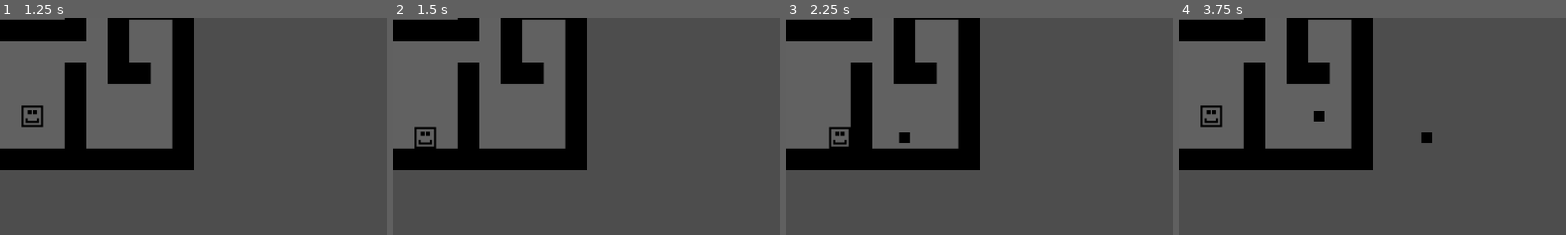
Above: before the commit, frames 1-4 (left to right).
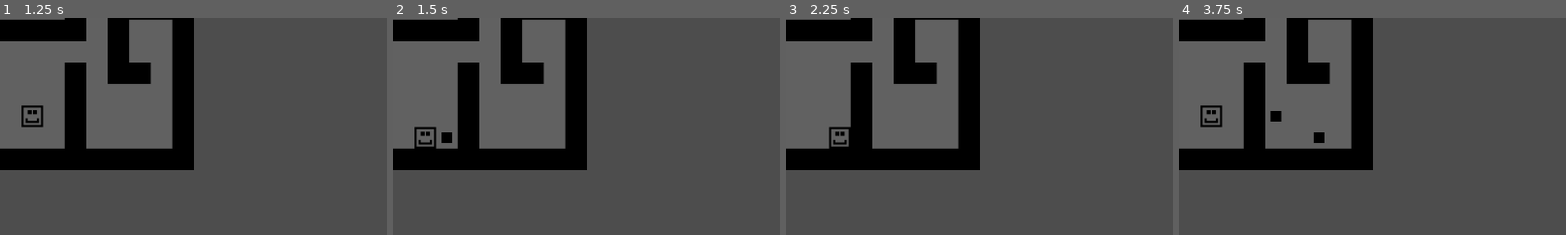
Above: after the commit, the same moments.

Repository: AT0M1X/TheHorseheadPact
Game: Godot game, scene res://scenes/main/Main.tscn
Two runs of this game, one before a commit and one after it. Both use one fixed random seed, a clock stepped at 60 frames per second and the inputs below.
Inputs:
- Up to frame 1 (1.25 s): tap Enter at 0.5 s; hold D (move_right) from 0.53 s (still down); hold Space (shoot) from 0.53 s (still down)
- Up to frame 2 (1.5 s): release D (move_right) at 1.28 s; release Space (shoot) at 1.28 s; hold S (move_down) from 1.28 s (still down); tap Space (shoot) at 1.35 s
- Up to frame 3 (2.25 s): tap Enter at 2 s; release S (move_down) at 2.03 s; hold D (move_right) from 2.03 s (still down); hold Space (shoot) from 2.03 s (still down)
- Up to frame 4 (3.75 s): release D (move_right) at 2.78 s; release Space (shoot) at 2.78 s; hold W (move_up) 2.78-3.53 s; tap Space (shoot) at 2.85 s; tap Enter at 3.5 s; hold A (move_left) from 3.53 s (still down); hold Space (shoot) from 3.53 s (still down)
The pictures show only the part of the screen within x 6-56%, y 19-69%; the shares and areas given below are measured in that part.

Frame 1 is identical in both runs. In frame 2, 0.1% of the frame differs, in the area x 12-16%, y 52-58%; in frame 3, 0.1%; in frame 4, 0.6%, in the area x 23-66%, y 42-58%.

Commit message:
Fixed merge issue

Diff:
--- a/autoload/TurnManager.gd
+++ b/autoload/TurnManager.gd
@@ -5,11 +5,13 @@
 var bullets := []
 var state := "player" # "player" or "enemies"
 var game_over := false
-var currentTurn = 0
-var dealTurnModifier = 5
+var current_turn = 0
+var deal_turn_modifier = 5
 
-var unusedDealList := []
-var usedDealList := []
+var unused_deal_list := []
+var used_deal_list := []
+
+signal deal_turn_happened
 
 func reset():
 	enemies.clear()
@@ -29,12 +31,6 @@
 	if game_over:
 		return
 
-	if(state == "player"):
-		state = "enemies"
-
-		next_turn()
-		process_bullets()
-		process_enemies()
 	# Let player update before next entity turn
 	await get_tree().physics_frame
 	await get_tree().process_frame
@@ -77,12 +73,12 @@
 func process_deal_turn():
 	state = "deal"
 	print("horse")
-	emit_signal("dealTurnHappened")
+	emit_signal("deal_turn_happened")
 	state = "enemy"
 
 func next_turn():
-	currentTurn += 1
-	if (currentTurn % (dealTurnModifier + randi_range(-2,2)) == 0):
+	current_turn += 1
+	if (current_turn % (deal_turn_modifier + randi_range(-2,2)) == 0):
 		process_deal_turn()
 
 func pick_deal ():
